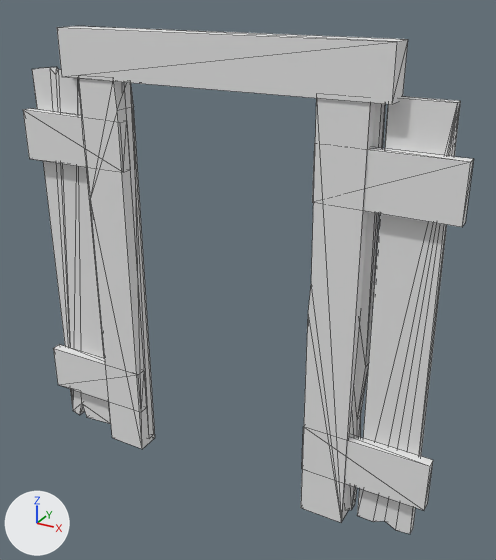
Renders of the glTF model assets/build/plank_kit/doorway_b_lod1.glb from each side of a commit.
Rendered twice from a 50 mm camera at (1.48, -2.47, 2.3) aimed at (0.11, 0.02, 1.06). The axes (+X, +Y, +Z) are drawn at lower left. The lights are the same throughout. The picture after the commit comes second. Mesh edges are drawn as thin lines. Vertices at exactly the same position are counted once.

In view in the first picture: 'doorway_b_LOD1'.
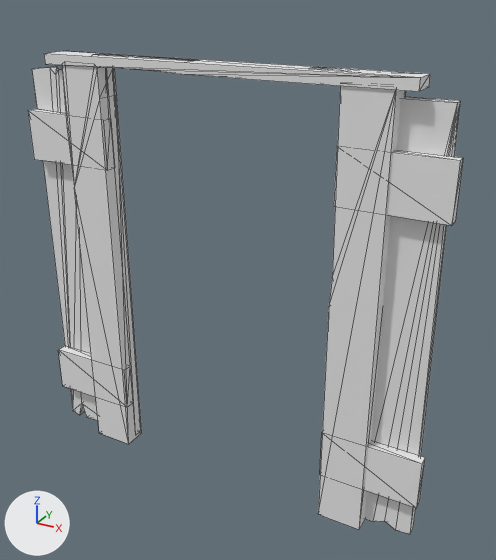
What differs and where, as boxes [x1, y1, x2, y2] in the pictures (496 x 560 px; the box of a moved part takes in the faces that stretch with it):
'doorway_b_LOD1', reshaped
    before: [23, 26, 474, 534]
    after: [28, 51, 463, 534]
part 1 of me_doorway_b_lod1, moved or reshaped
    before: [57, 26, 408, 105]
    after: [134, 56, 195, 71]
part 2 of me_doorway_b_lod1, moved or reshaped
    before: [23, 108, 130, 172]
    after: [58, 346, 133, 407]
part 3 of me_doorway_b_lod1, moved or reshaped
    before: [302, 427, 433, 510]
    after: [320, 439, 425, 508]
part 4 of me_doorway_b_lod1, added
    after: [28, 109, 114, 170]
part 5 of me_doorway_b_lod1, added
    after: [334, 146, 463, 225]
part 6 of me_doorway_b_lod1, rebuilt
    before: [79, 78, 155, 449]
    after: [62, 65, 142, 444]
part 7 of me_doorway_b_lod1, rebuilt (19% wider)
    before: [301, 98, 375, 523]
    after: [318, 86, 406, 530]
part 8 of me_doorway_b_lod1, deleted
    before: [53, 344, 147, 412]
part 9 of me_doorway_b_lod1, moved or reshaped
    before: [123, 82, 382, 510]
    after: [44, 51, 430, 435]

What changed in the scene script:
```text
Change me_doorway_b_lod1:
    used by ob_doorway_b_lod1; location = (0.0, 0.0, 0.0)
    remove me_doorway_b_lod1.from_pydata(...)  # 162 vertices, 264 faces; spans x -1.04..1.04, y -0.11..0.01, z 0.0..2.11
    add me_doorway_b_lod1.from_pydata(...)  # 162 vertices, 268 faces; spans x -1.0..1.0, y -0.11..0.01, z 0.0..2.0
    me_doorway_b_lod1 part 1: the loose piece of 8 vertices spanning x -0.75..0.75, y -0.11..0.01, z 1.91..2.11 is scaled about its middle by (0.199, 0.369, 0.244), then moved by (-0.25, 0.03, -0.03)
    me_doorway_b_lod1 part 2: the loose piece of 8 vertices spanning x -1.03..-0.46, y -0.09..-0.05, z 1.5..1.74 is scaled about its middle by (-0.786, 1, -1.01), then moved by (-0.03, 0.0, -1.28)
    me_doorway_b_lod1 part 3: the loose piece of 8 vertices spanning x 0.46..1.03, y -0.09..-0.05, z 0.23..0.46 is scaled about its middle by (0.785, 1, 1), then moved by (0.03, 0.0, 0.0)
    me_doorway_b_lod1 part 4: the loose piece of 8 vertices spanning x -1.03..-0.46, y -0.09..-0.05, z 1.5..1.74 is copied, and the copy is scaled about its middle by (0.786, 1, 1), then moved by (-0.03, 0.0, 0.0); it spans x -1.0..-0.55, y -0.09..-0.05, z 1.5..1.74
    me_doorway_b_lod1 part 5: the loose piece of 8 vertices spanning x 0.46..1.03, y -0.09..-0.05, z 0.23..0.46 is copied, and the copy is scaled about its middle by (-0.785, 1, -0.998), then moved by (0.03, 0.0, 1.28); it spans x 0.55..1.0, y -0.09..-0.05, z 1.5..1.74
    me_doorway_b_lod1 part 6: the loose piece of 14 vertices spanning x -0.67..-0.46, y -0.1..0.01, z 0.0..1.92 is rebuilt with 18 vertices and now spans x -0.76..-0.55, y -0.1..0.01, z 0.0..1.97
    me_doorway_b_lod1 part 7: the loose piece of 12 vertices spanning x 0.46..0.67, y -0.1..0.01, z 0.0..1.92 is rebuilt with 14 vertices and now spans x 0.55..0.76, y -0.1..0.01, z 0.0..1.97
    me_doorway_b_lod1 part 8: the loose piece of 8 vertices spanning x -1.04..-0.46, y -0.09..-0.05, z 0.22..0.46 is deleted
    me_doorway_b_lod1 part 9
    16 vertices are removed from x -0.58..0.46, y -0.05..0.0, z 1.9..2.09
    58 faces are deleted
    6 vertices move from x -0.46..0.46, y -0.05..0.0, z 0.03..1.9 to x -0.55..0.55, y -0.05..0.0, z 0.02..1.95
    20 vertices are added at x -0.84..0.84, y -0.11..0.01, z 1.95..2.0
    8 new vertices lie (0.0, 0.0, 0.05) away from vertices in x -0.84..0.55, y -0.11..0.01, z 1.95
    78 new faces join them
    other edits to the shape of me_doorway_b_lod1 do not show in these pictures
```
